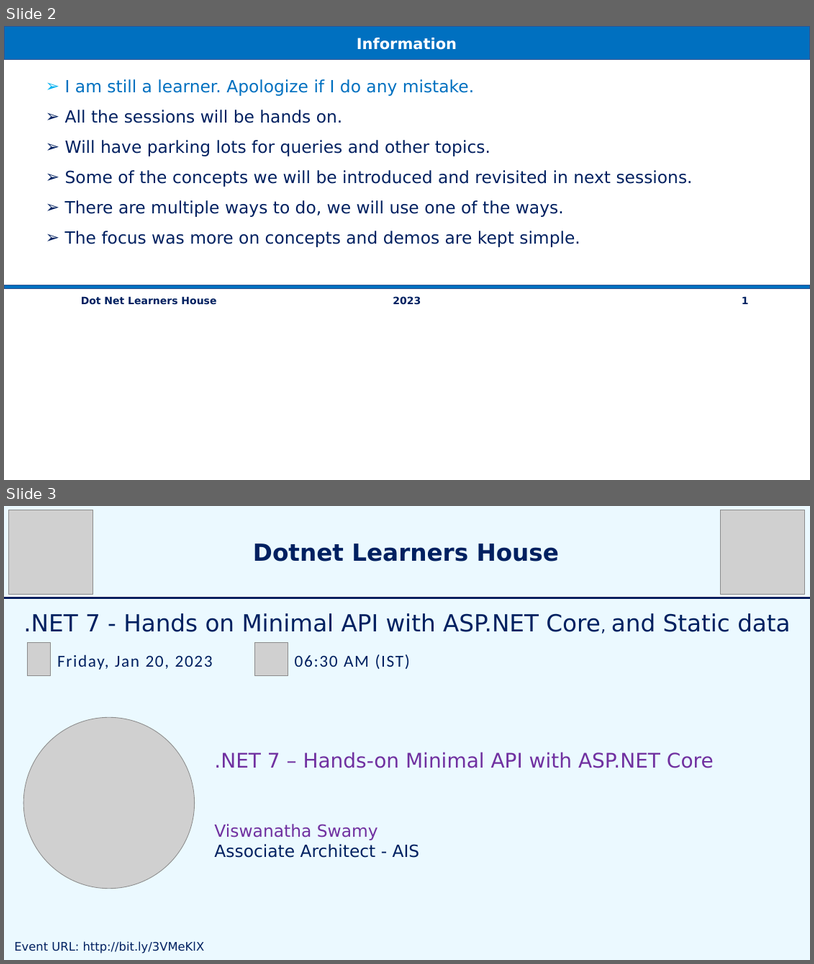
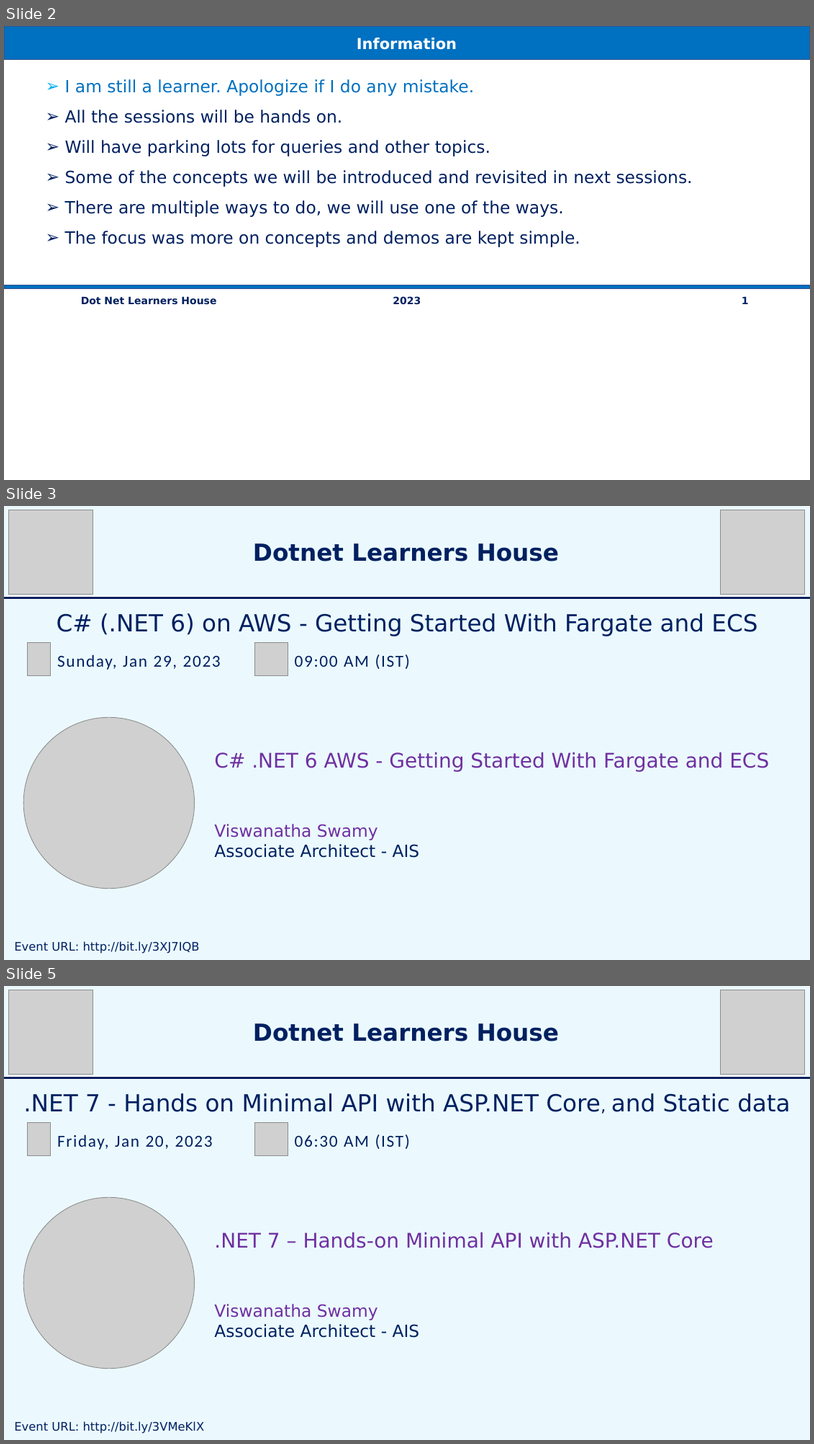
Before and after one commit to vishipayyallore/speaker-series-2023, a slide deck: TechTalk.pptx. Shown one above the other, each under a label of ours: slides 2 and 3 before the commit, slides 2, 3 and 5 after it; the slides between them are not shown. The pictures are 814x964 and 814x1444 pixels, drawn with LibreOffice and Linux fonts; fonts in the diff are those of the drawing; grey boxes stand for pictures. Boxes give left, top, right and bottom in pixels: in the first picture for what was removed or moved away, otherwise in the second. Text is boxed around its words. In the diff, an @@ line names an element or a change of style, - is before the commit and + after.

```diff
--- a/TechTalk.pptx
+++ b/TechTalk.pptx
@@ slide 3 added at [4,506,810,960], background #DDF6FF at 57% opacity @@
@@ picture added at [8,510,93,595] @@
@@ picture added at [721,510,805,595] @@
@@ text added at [253,543,559,561], 28 pt, text #002060, bold @@
+Dotnet Learners House
@@ rectangle added at [4,596,810,599], fill #002060, outline #FFFFFF 1 pt @@
@@ text added at [57,613,758,636], 28 pt, text #002060 @@
+C# (.NET 6) on AWS - Getting Started With Fargate and ECS
@@ picture added at [27,643,51,675] @@
@@ text added at [57,654,221,669], 20 pt, text #002060 @@
+Sunday, Jan 29, 2023
@@ picture added at [255,643,288,675] @@
@@ text added at [295,654,410,669], 20 pt, text #002060 @@
+09:00 AM (IST)
@@ picture added at [23,717,195,888] @@
@@ text added at [214,752,769,857], 24 pt, text #7030A0 @@
+C# .NET 6 AWS - Getting Started With Fargate and ECS
+Viswanatha Swamy
+Associate Architect - AIS
@@ text added at [14,941,200,953], 14 pt, text #002060 @@
+Event URL: http://bit.ly/3XJ7IQB
@@ what was slide 3 is now slide 5 @@
```
Also in this commit, not shown: 1 other slide added, 8 other files.
